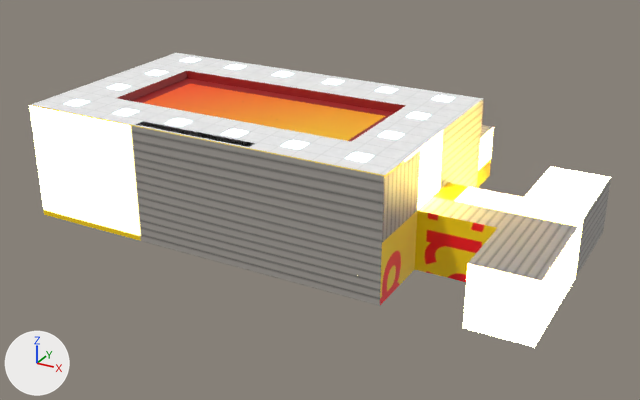
An edit to the FBX model Assets/_WebpgGame/_Elektra/Art/Elektra/Escenario 4/Escenario 4.fbx, drawn before and after from the same camera.
One viewpoint serves both versions: a 50 mm camera at (31.3, -48.3, 26.0) aimed at (4.0, 1.3, 1.1). Every picture has the same lights, and +X, +Y and +Z are marked at lower left. The older version comes first. Vertices at exactly the same position are counted once.

The first picture shows 'Escenario 4'.
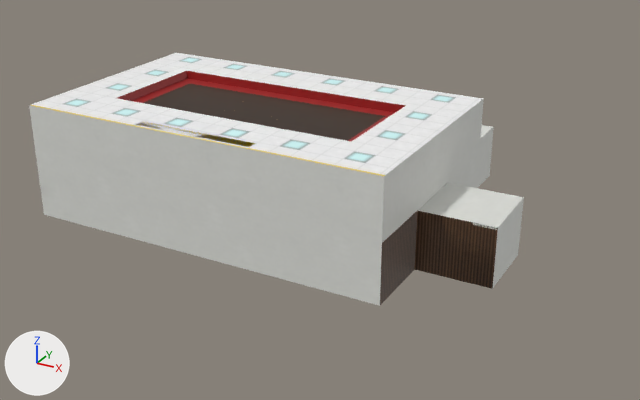
Where the newer file only moved an object's origin or applied its transform, the numbers keep the older frame.

Diff of the bpy script that builds the scene:
```diff
--- a/Assets/_WebpgGame/_Elektra/Art/Elektra/Escenario 4/Escenario 4.fbx.py
+++ b/Assets/_WebpgGame/_Elektra/Art/Elektra/Escenario 4/Escenario 4.fbx.py
@@ img_t_escenario4_basecolor_png @@
+img_t_escenario4_basecolor_png = load_image('T_Escenario4_BaseColor.png', 'T_Escenario4_BaseColor.png', 2048, 2048, 'sRGB')
@@ mat_escenario_4 @@
 n0 = _N.new('ShaderNodeBsdfPrincipled'); n0.name = 'Principled BSDF'
-n0.inputs[28].default_value = 26.8  # 'Emission Strength'
 n1 = _N.new('ShaderNodeOutputMaterial'); n1.name = 'Material Output'
 n2 = _N.new('ShaderNodeTexImage'); n2.name = 'Image Texture'
-n2.image = img_atlas_basecolor_png
-n3 = _N.new('ShaderNodeTexImage'); n3.name = 'Image Texture.003'
-n3.image = img_atlas_emission_png
-n4 = _N.new('ShaderNodeTexImage'); n4.name = 'Image Texture.004'
-n4.image = img_atlas_normal_png
-n5 = _N.new('ShaderNodeNormalMap'); n5.name = 'Normal Map'
+n2.image = img_t_escenario4_basecolor_png
 _L.new(n2.outputs[0], n0.inputs[0])  # 'Color' to 'Base Color'
-_L.new(n3.outputs[0], n0.inputs[27])  # 'Color' to 'Emission Color'
-_L.new(n4.outputs[0], n5.inputs[1])  # 'Color' to 'Color'
-_L.new(n5.outputs[0], n0.inputs[5])  # 'Normal' to 'Normal'
 _L.new(n0.outputs[0], n1.inputs[0])  # 'BSDF' to 'Surface'
@@ mat_m_glass @@
+mat_m_glass = principled_material('M_Glass')
+mat_m_glass.base_color = (0.8, 0.8, 0.8)  # white #e7e7e7
+mat_m_glass.metallic = 1.0
+mat_m_glass.roughness = 0.0227
+mat_m_glass.alpha = 0.414
@@ me_cube_001 @@
 # used by ob_escenario_4; location = (0.0, 0.0, 0.0)
-me_cube_001.from_pydata(...)  # 8412 vertices, 7388 faces; spans x -13.0..22.0, y -8.0..14.0, z 0.0..8.0
+me_cube_001.from_pydata(...)  # 8932 vertices, 15326 faces; spans x -13.0..18.0, y -8.0..14.0, z -0.1..8.0
+# me_cube_001 part 1: a new loose piece, a box spanning x 16.48..17.98, y -3.0..-2.85, z 3.85..4.0, in mat_escenario_4 (picture img_t_escenario4_basecolor_png)
+# me_cube_001 part 2: 33 vertices removed from x 12.7..22.0, y -8.0..8.0, z 0.0..6.6; 3371 vertices added at x 12.7..18.0, y -3.0..2.0, z 0.0..4.0
+# other edits to the shape of me_cube_001 do not show in these pictures
 me_cube_001.materials.append(mat_escenario_4)
+me_cube_001.materials.append(mat_m_glass)  # white #e7e7e7
+me_cube_001.materials.append(mat_vitrinas_escenario_4)  # picture img_t_atlas_vitrinas_basecolor_png
@@ ob_vitrinas_escenario_4 @@
 ob_vitrinas_escenario_4.location = (0.0, 0.0, 0.0)
+ob_vitrinas_escenario_4.rotation_euler = (1.571, 0.0, 0.0)  # degrees (90, 0, 0)
```

Where the change shows, as pixel boxes [x1, y1, x2, y2] in the pictures (640 x 400 px):
'Escenario 4', surface changed, reshaped (15% narrower, 14% shorter): before [29, 53, 611, 348]; after [29, 53, 524, 306]
'Vitrinas Escenario 4', turned (not visible before): after [41, 188, 51, 207]
part 1 of me_cube_001, added: after [473, 222, 498, 230]
part 2 of me_cube_001, cut back: before [463, 166, 611, 348]; after [415, 188, 524, 287]
